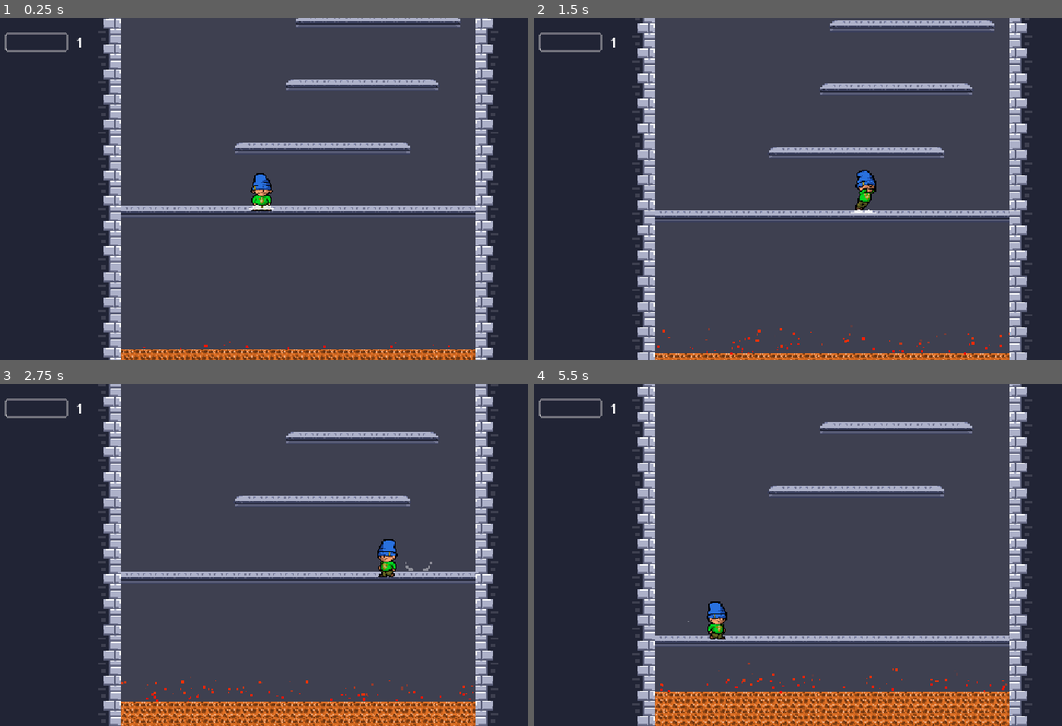
Above: before the commit, frames 1-4 (two rows, left to right).
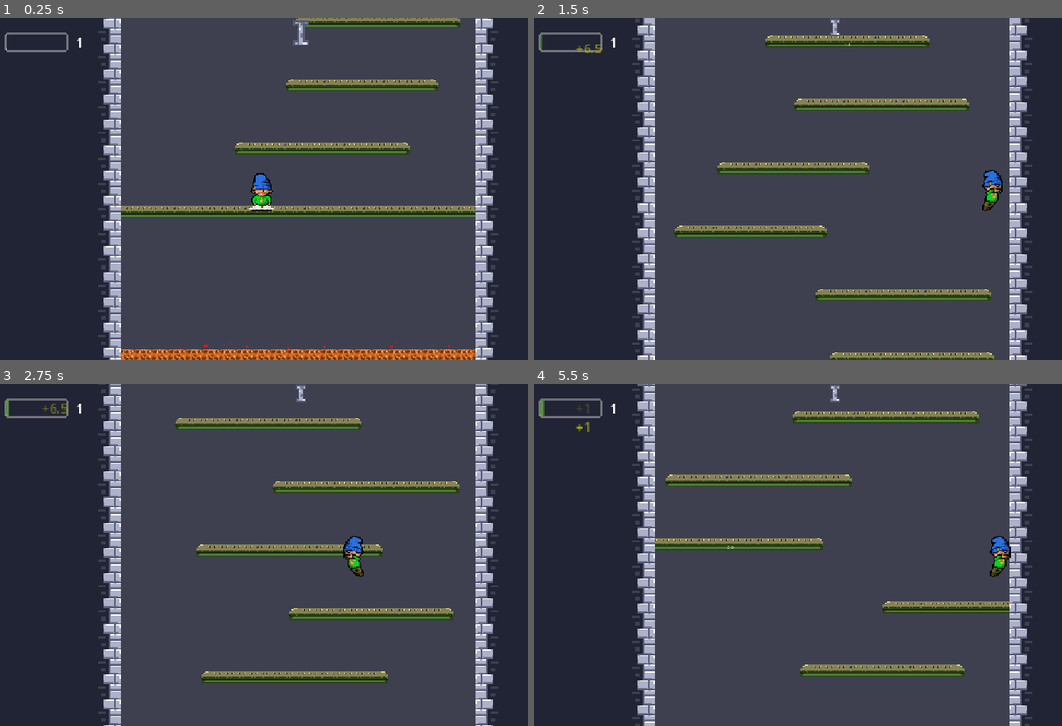
Above: after the commit, the same moments.

Repository: DoktorZnak/ice-tower-dz
Game: Godot game, scene res://scenes/main/main.tscn
The game is run twice, just before and just after one commit, with the same random seed, the same clock (stepped at 60 frames per second) and the same inputs.
Inputs (mouse positions are in pixels of both pictures, inside the frame that each line leads up to):
- Up to frame 1 (0.25 s): no input
- Up to frame 2 (1.5 s): move the mouse to (966, 171) at 0.52 s; hold D (right) from 0.53 s (still down); tap Space (jump) at 0.6, 0.77, 1.07, 1.35 s; click (966, 171) at 0.67 s; move the mouse to (708, 206) at 1.27 s
- Up to frame 3 (2.75 s): tap Space (jump) at 1.52, 1.82, 2.1 s; move the mouse to (359, 479) at 2.02 s; release D (right) at 2.03 s; hold A (left) from 2.03 s (still down)
- Up to frame 4 (5.5 s): move the mouse to (803, 623) at 2.77 s; release A (left) at 2.78 s; hold D (right) 2.78-4.28 s; tap Space (jump) at 2.85, 3.02, 3.32, 3.6, 3.77, 4.07, 4.35, 4.52, 4.82, 5.1 s; click (803, 623) at 2.92 s; move the mouse to (1014, 606) at 3.52 s; move the mouse to (650, 503) at 4.27 s; hold A (left) 4.28-5.03 s; move the mouse to (861, 555) at 5.02 s; hold D (right) from 5.03 s (still down); click (861, 555) at 5.17 s

The runs differ from the first frame. In frame 1, 5.4% of the frame differs, in the area x 22-91%, y 0-59%; in frame 2, 16%; in frame 3, 18%; in frame 4, 22%, in the area x 1-95%, y 0-100%.

Commit message:
platform-shader, level ui

Diff:
--- /dev/null
+++ b/scenes/_partials/game_level_ui/game_level_ui.gd
@@ -0,0 +1,25 @@
+extends CanvasLayer
+
+const ROMAN_NUMBER_SCENE = preload("res://scenes/_partials/game_level_ui/roman_number/roman_number.tscn")
+
+func _ready():
+	EventBus.game_level_changed.connect(on_game_level_change)
+
+func on_game_level_change(level):
+	for child in %HBoxContainer.get_children():
+		child.queue_free()
+
+	var count = 0
+	if level >= 1 and level <= 3:
+		count = level
+	elif level == 4:
+		count = 2
+	elif level == 5:
+		count = 1
+
+	for i in range(count):
+		var instance = ROMAN_NUMBER_SCENE.instantiate()
+		if level == 4:
+			instance.number = "1" if i == 0 else "5"
+		else:instance.number = "1" if level <= 3 else "5"
+		%HBoxContainer.add_child(instance)
--- /dev/null
+++ b/scenes/_partials/game_level_ui/game_level_ui.tscn
@@ -0,0 +1,20 @@
+[gd_scene format=3 uid="uid://b7ykk4acwi58k"]
+
+[ext_resource type="Script" uid="uid://cxl15khloecna" path="res://scenes/_partials/game_level_ui/game_level_ui.gd" id="1_h71ul"]
+[ext_resource type="PackedScene" uid="uid://wg4sodp8p3vo" path="res://scenes/_partials/game_level_ui/roman_number/roman_number.tscn" id="2_ggdpd"]
+
+[node name="GameLevelUi" type="CanvasLayer" unique_id=1274858996]
+script = ExtResource("1_h71ul")
+
+[node name="HBoxContainer" type="HBoxContainer" parent="." unique_id=1098820793]
+unique_name_in_owner = true
+offset_left = 542.0
+offset_right = 610.0
+offset_bottom = 40.0
+alignment = 1
+
+[node name="RomanNumber" parent="HBoxContainer" unique_id=1593316967 instance=ExtResource("2_ggdpd")]
+layout_mode = 2
+
+[node name="RomanNumber2" parent="HBoxContainer" unique_id=325979928 instance=ExtResource("2_ggdpd")]
+layout_mode = 2
--- /dev/null
+++ b/scenes/_partials/game_level_ui/roman_number/roman_number.gd
@@ -0,0 +1,7 @@
+extends Control
+
+@export_enum('1','5') var number = '1'
+
+func _ready():
+	var path = 'res://assets/numbers/Number' + number + '.png'
+	$TextureRect.texture = load(path)
--- /dev/null
+++ b/scenes/_partials/game_level_ui/roman_number/roman_number.tscn
@@ -0,0 +1,22 @@
+[gd_scene format=3 uid="uid://wg4sodp8p3vo"]
+
+[ext_resource type="Texture2D" uid="uid://bok7ped11pf85" path="res://assets/numbers/Number1.png" id="1_xo7cv"]
+[ext_resource type="Script" uid="uid://b0x71ee48n1j4" path="res://scenes/_partials/game_level_ui/roman_number/roman_number.gd" id="2_3xym2"]
+[ext_resource type="Script" uid="uid://lx7wa71r2dks" path="res://scenes/_partials/game_level_ui/roman_number/texture_rect.gd" id="3_6rikk"]
+
+[node name="RomanNumber" type="Control" unique_id=1593316967]
+custom_minimum_size = Vector2(32, 32)
+layout_mode = 3
+anchors_preset = 15
+anchor_right = 1.0
+anchor_bottom = 1.0
+grow_horizontal = 2
+grow_vertical = 2
+script = ExtResource("2_3xym2")
+
+[node name="TextureRect" type="TextureRect" parent="." unique_id=1700391486]
+layout_mode = 0
+offset_right = 40.0
+offset_bottom = 40.0
+texture = ExtResource("1_xo7cv")
+script = ExtResource("3_6rikk")
--- /dev/null
+++ b/scenes/_partials/game_level_ui/roman_number/texture_rect.gd
@@ -0,0 +1,13 @@
+extends TextureRect
+
+func _ready() -> void:
+	pivot_offset = Vector2(size.x / 2.0, 0.0)
+	scale = Vector2(1.5, 1.5)
+	modulate.a = 0.0
+	position.y += 40.0
+
+	var tween = create_tween()
+
+	tween.tween_property(self, "position:y", position.y - 40.0, 0.3).set_trans(Tween.TRANS_CUBIC)
+	tween.parallel().tween_property(self, "modulate:a", 1.0, 0.15)
+	tween.tween_property(self, "scale", Vector2(1.0, 1.0), 0.4).set_trans(Tween.TRANS_ELASTIC)
--- a/scenes/_partials/level_ui/level_ui.gd
+++ b/scenes/_partials/level_ui/level_ui.gd
@@ -2,7 +2,7 @@
 
 var random_xp = [1, 1.5, 2, 2.5, 3, 3.5, 4, 4.5, 5, 5.5, 6, 6.5]
 var current_xp = 0
-var xp_needed = 10
+var xp_needed = 400
 var level = 1
 
 var xp_bonus = 1
--- a/scenes/_partials/platform_builder/platform/platform.gd
+++ b/scenes/_partials/platform_builder/platform/platform.gd
@@ -11,13 +11,27 @@
 		level_config = LEVEL_CONFIGS[value]
 
 const LEVEL_CONFIGS = {
-	1: {'fall_delay': 2000, 'fall_y_offset': 500, 'fall_duration': 10},
-	2: {'fall_delay': 1500, 'fall_y_offset': 500, 'fall_duration': 9},
-	3: {'fall_delay': 1000, 'fall_y_offset': 450, 'fall_duration': 7},
-	4: {'fall_delay': 500, 'fall_y_offset': 400, 'fall_duration': 5},
-	5: {'fall_delay': 300, 'fall_y_offset': 350, 'fall_duration': 3}
+	1: {
+		'fall_delay': 3000, 'fall_y_offset': 500, 'fall_duration': 8,
+		'colors': {'light_gray': "878156", 'dark_blue': "1b240f", 'med_gray': "2e421d", 'new_blue': "304016", 'mid_blue': "458032", 'light_blue': "d8de6a"}
+	},
+	2: {
+		'fall_delay': 2000, 'fall_y_offset': 500, 'fall_duration': 7,
+		'colors': {'light_gray': "adb1c9", 'dark_blue': "212435", 'med_gray': "727590", 'new_blue': "393e5b", 'mid_blue': "575b75", 'light_blue': "7d84aa"}
+	},
+	3: {
+		'fall_delay': 1000, 'fall_y_offset': 450, 'fall_duration': 6,
+		'colors': {'light_gray': "f5b041", 'dark_blue': "2c1a1a", 'med_gray': "cb4335", 'new_blue': "e67e22", 'mid_blue': "40752e", 'light_blue': "38ab4d"}
+	},
+	4: {
+		'fall_delay': 500, 'fall_y_offset': 400, 'fall_duration': 5,
+		'colors': {'light_gray': "adb1c9", 'dark_blue': "212435", 'med_gray': "727590", 'new_blue': "393e5b", 'mid_blue': "40752e", 'light_blue': "38ab4d"}
+	},
+	5: {
+		'fall_delay': 300, 'fall_y_offset': 350, 'fall_duration': 3,
+		'colors': {'light_gray': "5b2c6f", 'dark_blue': "110515", 'med_gray': "4a235a", 'new_blue': "2e4053", 'mid_blue': "40752e", 'light_blue': "38ab4d"}
+	}
 }
-
 
 var is_falling = false
 var target_y: float = 0.0
@@ -62,7 +76,23 @@
 	tween.tween_property(self, "modulate:a", 0.0, 1.0).set_delay(fall_duration - 1).set_trans(Tween.TRANS_LINEAR)
 	tween.chain().tween_callback(queue_free)
 
+func apply_level_shader_colors():
+	var mat = material as ShaderMaterial
+	if not mat or not level_config.has('colors'): return
+
+	var colors = level_config['colors']
+	mat.set_shader_parameter("target_light_gray", Color(colors['light_gray']))
+	mat.set_shader_parameter("target_dark_blue", Color(colors['dark_blue']))
+	mat.set_shader_parameter("target_med_gray", Color(colors['med_gray']))
+	mat.set_shader_parameter("target_new_blue", Color(colors['new_blue']))
+	mat.set_shader_parameter("target_mid_blue", Color(colors['mid_blue']))
+	mat.set_shader_parameter("target_light_blue", Color(colors['light_blue']))
 
 func _ready():
+	if material:
+		material = material.duplicate()
+
+	apply_level_shader_colors()
+
 	draw_platform()
 	draw_label()
--- /dev/null
+++ b/scenes/_partials/platform_builder/platform/platform.gdshader
@@ -0,0 +1,52 @@
+shader_type canvas_item;
+
+const vec4 SRC_LIGHT_GRAY = vec4(0.678, 0.694, 0.788, 1.0); // adb1c9
+const vec4 SRC_DARK_BLUE  = vec4(0.129, 0.141, 0.208, 1.0); // 212435
+const vec4 SRC_MED_GRAY   = vec4(0.447, 0.459, 0.565, 1.0); // 727590
+const vec4 SRC_NEW_BLUE   = vec4(0.224, 0.243, 0.357, 1.0); // 393e5b
+const vec4 SRC_MID_BLUE   = vec4(0.341, 0.357, 0.459, 1.0); // 575b75
+const vec4 SRC_LIGHT_BLUE = vec4(0.490, 0.518, 0.667, 1.0); // 7d84aa
+
+group_uniforms Level_Colors;
+uniform vec4 target_light_gray : source_color = vec4(0.678, 0.694, 0.788, 1.0);
+uniform vec4 target_dark_blue  : source_color = vec4(0.129, 0.141, 0.208, 1.0);
+uniform vec4 target_med_gray   : source_color = vec4(0.447, 0.459, 0.565, 1.0);
+uniform vec4 target_new_blue   : source_color = vec4(0.224, 0.243, 0.357, 1.0);
+uniform vec4 target_mid_blue   : source_color = vec4(0.341, 0.357, 0.459, 1.0);
+uniform vec4 target_light_blue : source_color = vec4(0.490, 0.518, 0.667, 1.0);
+
+group_uniforms Adjustments;
+uniform float color_match_precision : hint_range(0.0, 0.1) = 0.01;
+uniform float brightness : hint_range(-1.0, 1.0) = 0.0;
+uniform float saturation : hint_range(0.0, 2.0) = 1.0;
+
+void fragment() {
+
+    vec4 current_color = texture(TEXTURE, UV);
+
+    if (distance(current_color.rgb, SRC_LIGHT_GRAY.rgb) < color_match_precision) {
+        current_color.rgb = target_light_gray.rgb;
+    }
+    else if (distance(current_color.rgb, SRC_DARK_BLUE.rgb) < color_match_precision) {
+        current_color.rgb = target_dark_blue.rgb;
+    }
+    else if (distance(current_color.rgb, SRC_MED_GRAY.rgb) < color_match_precision) {
+        current_color.rgb = target_med_gray.rgb;
+    }
+    else if (distance(current_color.rgb, SRC_NEW_BLUE.rgb) < color_match_precision) {
+        current_color.rgb = target_new_blue.rgb;
+    }
+    else if (distance(current_color.rgb, SRC_MID_BLUE.rgb) < color_match_precision) {
+        current_color.rgb = target_mid_blue.rgb;
+    }
+    else if (distance(current_color.rgb, SRC_LIGHT_BLUE.rgb) < color_match_precision) {
+        current_color.rgb = target_light_blue.rgb;
+    }
+
+    current_color.rgb += brightness;
+
+    float luma = dot(current_color.rgb, vec3(0.299, 0.587, 0.114));
+    current_color.rgb = mix(vec3(luma), current_color.rgb, saturation);
+
+    COLOR = current_color;
+}
--- a/scenes/_partials/platform_builder/platform/platform.tscn
+++ b/scenes/_partials/platform_builder/platform/platform.tscn
@@ -1,7 +1,20 @@
 [gd_scene format=3 uid="uid://k61cuk5rx2bq"]
 
 [ext_resource type="Script" uid="uid://b2nvuf36xsskl" path="res://scenes/_partials/platform_builder/platform/platform.gd" id="1_7j252"]
+[ext_resource type="Shader" uid="uid://cnyxpwdrnbg7u" path="res://scenes/_partials/platform_builder/platform/platform.gdshader" id="1_dl1tf"]
 [ext_resource type="Texture2D" uid="uid://dkui0ff36uw5e" path="res://assets/platform69.png" id="2_4p7kc"]
+
+[sub_resource type="ShaderMaterial" id="ShaderMaterial_2pnxd"]
+shader = ExtResource("1_dl1tf")
+shader_parameter/target_light_gray = Color(0.53, 0.50773996, 0.33919996, 1)
+shader_parameter/target_dark_blue = Color(0.10558334, 0.14, 0.057400003, 1)
+shader_parameter/target_med_gray = Color(0.17992, 0.26, 0.11439999, 1)
+shader_parameter/target_new_blue = Color(0.18770833, 0.25, 0.087500006, 1)
+shader_parameter/target_mid_blue = Color(0.27125, 0.5, 0.195, 1)
+shader_parameter/target_light_blue = Color(0.84705883, 0.87058824, 0.41568628, 1)
+shader_parameter/color_match_precision = 0.01
+shader_parameter/brightness = 0.0
+shader_parameter/saturation = 1.0
 
 [sub_resource type="TileSetAtlasSource" id="TileSetAtlasSource_ogs6m"]
 texture = ExtResource("2_4p7kc")
@@ -24,6 +37,7 @@
 font_size = 8
 
 [node name="Platform" type="TileMapLayer" unique_id=1148782930]
+material = SubResource("ShaderMaterial_2pnxd")
 scale = Vector2(1.4, 1.4)
 tile_map_data = PackedByteArray(0, 0, 255, 255, 0, 0, 1, 0, 1, 0, 0, 0, 0, 0, 0, 0, 0, 0, 1, 0, 1, 0, 0, 0, 0, 0, 1, 0, 0, 0, 1, 0, 2, 0, 0, 0, 0, 0, 254, 255, 0, 0, 1, 0, 0, 0, 0, 0, 0, 0)
 tile_set = SubResource("TileSet_j0qm6")
--- a/scenes/_partials/player/game_level_track.gd
+++ b/scenes/_partials/player/game_level_track.gd
@@ -2,11 +2,11 @@
 
 var p: Player
 
-const LEVEL_THRESHOLDS = [10, 20, 30, 40]
+const LEVEL_THRESHOLDS = [15, 30, 60, 90]
 
 var game_score = 0
-var current_game_level = 0
-var pixels_treshold = 400
+var current_game_level = 1
+var pixels_treshold = 200
 
 func check_level_up(score):
 	var new_level = 1
--- a/scenes/_partials/player/score_track.gd
+++ b/scenes/_partials/player/score_track.gd
@@ -3,7 +3,7 @@
 var p: Player
 
 var highest_score = 0
-var pixels_treshold = 400
+var pixels_treshold = 20
 
 func update_players_stats():
 	pixels_treshold = remap(GameManager.players_stats.xp.value, 1, 200, 400, 100)
--- a/scenes/_partials/walls/walls.gd
+++ b/scenes/_partials/walls/walls.gd
@@ -2,7 +2,7 @@
 
 @onready var main := get_owner() as MainScript
 
-const TILE_SIZE_Y = 16
+const TILE_SIZE_Y = 48
 const BG_COLUMNS = 5
 const SOURCE_ID = 0
 var last_built_wall_y_tile = 0
@@ -30,7 +30,7 @@
 	for i in range(1, BG_COLUMNS + 1):
 		set_cell(Vector2i(right_start + i, y_tile), SOURCE_ID, Vector2i(1, 0))
 
-func build_walls_up_to(target_y_pixel: float):
+func build_walls_up_to(target_y_pixel):
 	var target_tile_y = int(floor(target_y_pixel / TILE_SIZE_Y))
 
 	if last_built_wall_y_tile == 0:
@@ -47,12 +47,12 @@
 	EventBus.game_level_changed.connect(update_game_level)
 	for y in range(1, 7):
 		build_wall_row(y)
-	build_walls_up_to(-200)
-	$Area2D.global_position.y = -200
+	build_walls_up_to(-700)
+	$Area2D.global_position.y = -500
 
 func _on_area_2d_body_entered(_body):
-	$Area2D.global_position.y -= 600
-	build_walls_up_to($Area2D.global_position.y)
+	$Area2D.global_position.y -= 500
+	build_walls_up_to($Area2D.global_position.y - 200)
 	#clean_old_walls()
 
 
--- /dev/null
+++ b/scenes/_partials/walls/walls.gdshader
@@ -0,0 +1,51 @@
+shader_type canvas_item;
+
+// Kolory źródłowe z ludzkimi nazwami
+const vec4 SRC_WHITE      = vec4(0.996, 1.000, 1.000, 1.0); // feffff
+const vec4 SRC_LIGHT_GRAY = vec4(0.671, 0.690, 0.784, 1.0); // acb0c8
+const vec4 SRC_MED_GRAY   = vec4(0.447, 0.459, 0.565, 1.0); // 727590
+const vec4 SRC_SLATE_BLUE = vec4(0.341, 0.357, 0.459, 1.0); // 575b75
+const vec4 SRC_DARK_BLUE  = vec4(0.243, 0.251, 0.314, 1.0); // 3e4050
+const vec4 SRC_DEEP_NAVY  = vec4(0.129, 0.141, 0.208, 1.0); // 212435
+
+group_uniforms Level_Colors;
+uniform vec4 target_white      : source_color = vec4(0.996, 1.000, 1.000, 1.0);
+uniform vec4 target_light_gray : source_color = vec4(0.671, 0.690, 0.784, 1.0);
+uniform vec4 target_med_gray   : source_color = vec4(0.447, 0.459, 0.565, 1.0);
+uniform vec4 target_slate_blue : source_color = vec4(0.341, 0.357, 0.459, 1.0);
+uniform vec4 target_dark_blue  : source_color = vec4(0.243, 0.251, 0.314, 1.0);
+uniform vec4 target_deep_navy  : source_color = vec4(0.129, 0.141, 0.208, 1.0);
+
+group_uniforms Adjustments;
+uniform float color_match_precision : hint_range(0.0, 0.1) = 0.01;
+uniform float brightness : hint_range(-1.0, 1.0) = 0.0;
+uniform float saturation : hint_range(0.0, 2.0) = 1.0;
+
+void fragment() {
+    vec4 current_color = texture(TEXTURE, UV);
+
+    if (distance(current_color.rgb, SRC_WHITE.rgb) < color_match_precision) {
+        current_color.rgb = target_white.rgb;
+    }
+    else if (distance(current_color.rgb, SRC_LIGHT_GRAY.rgb) < color_match_precision) {
+        current_color.rgb = target_light_gray.rgb;
+    }
+    else if (distance(current_color.rgb, SRC_MED_GRAY.rgb) < color_match_precision) {
+        current_color.rgb = target_med_gray.rgb;
+    }
+    else if (distance(current_color.rgb, SRC_SLATE_BLUE.rgb) < color_match_precision) {
+        current_color.rgb = target_slate_blue.rgb;
+    }
+    else if (distance(current_color.rgb, SRC_DARK_BLUE.rgb) < color_match_precision) {
+        current_color.rgb = target_dark_blue.rgb;
+    }
+    else if (distance(current_color.rgb, SRC_DEEP_NAVY.rgb) < color_match_precision) {
+        current_color.rgb = target_deep_navy.rgb;
+    }
+
+    current_color.rgb += brightness;
+    float luma = dot(current_color.rgb, vec3(0.299, 0.587, 0.114));
+    current_color.rgb = mix(vec3(luma), current_color.rgb, saturation);
+
+    COLOR = current_color;
+}
--- a/scenes/game_manager.gd
+++ b/scenes/game_manager.gd
@@ -2,10 +2,10 @@
 extends Node
 
 var players_stats = {
-	'acc': {'value': 1, 'label': 'Acceleration'},
-	'maxspeed': {'value': 1, 'label': 'Speed'},
-	'jump': {'value': 1, 'label': 'Jump'},
-	'friction': {'value': 1, 'label': 'Friction'},
+	'acc': {'value': 200, 'label': 'Acceleration'},
+	'maxspeed': {'value': 200, 'label': 'Speed'},
+	'jump': {'value': 200, 'label': 'Jump'},
+	'friction': {'value': 200, 'label': 'Friction'},
 	'xp': {'value': 1, 'label': 'XP Bonus'}
 }
 
--- a/scenes/main/main.gd
+++ b/scenes/main/main.gd
@@ -5,6 +5,7 @@
 func _ready():
 	randomize()
 	EventBus.player_level_changed.connect(on_player_level_up)
+	EventBus.game_level_changed.emit(1)
 
 func _process(_delta):
 	if Input.is_action_just_pressed("reset_game"):
--- a/scenes/main/main.tscn
+++ b/scenes/main/main.tscn
@@ -1,6 +1,7 @@
 [gd_scene format=4 uid="uid://br1cqd800x1kl"]
 
 [ext_resource type="Script" uid="uid://v3ge55jumfgx" path="res://scenes/main/main.gd" id="1_l3cfh"]
+[ext_resource type="PackedScene" uid="uid://b7ykk4acwi58k" path="res://scenes/_partials/game_level_ui/game_level_ui.tscn" id="2_b1x3f"]
 [ext_resource type="PackedScene" uid="uid://cx8yf38hxuu2i" path="res://scenes/_partials/player/player.tscn" id="2_iuonh"]
 [ext_resource type="PackedScene" uid="uid://dk4c66p2rtvdg" path="res://scenes/_partials/level_ui/level_ui.tscn" id="5_6q06x"]
 [ext_resource type="PackedScene" uid="uid://b74vv2ee1721f" path="res://scenes/_partials/platform_builder/platform_builder.tscn" id="6_hujxm"]
@@ -21,6 +22,8 @@
 [node name="Main" type="Node2D" unique_id=1794716377]
 script = ExtResource("1_l3cfh")
 metadata/_edit_horizontal_guides_ = [336.0]
+
+[node name="Control" parent="." unique_id=1274858996 instance=ExtResource("2_b1x3f")]
 
 [node name="CanvasLayer" type="CanvasLayer" parent="." unique_id=1308782488]
 offset = Vector2(25, 25)
Binary file added: assets/aseprite/Number1.aseprite
Binary file added: assets/aseprite/Number5.aseprite
Binary file added: assets/numbers/Number1.png
Not shown, added: assets/numbers/Number1.png.import
Binary file added: assets/numbers/Number5.png
Not shown, added: assets/numbers/Number5.png.import
Binary file changed: html/my ice tower.icon.png
Not shown, added: scenes/_partials/game_level_ui/game_level_ui.gd.uid
Not shown, added: scenes/_partials/game_level_ui/roman_number/roman_number.gd.uid
Not shown, added: scenes/_partials/game_level_ui/roman_number/texture_rect.gd.uid
Not shown, added: scenes/_partials/platform_builder/platform/platform.gdshader.uid
Not shown, added: scenes/_partials/walls/walls.gdshader.uid
(and 3 more such lines)
